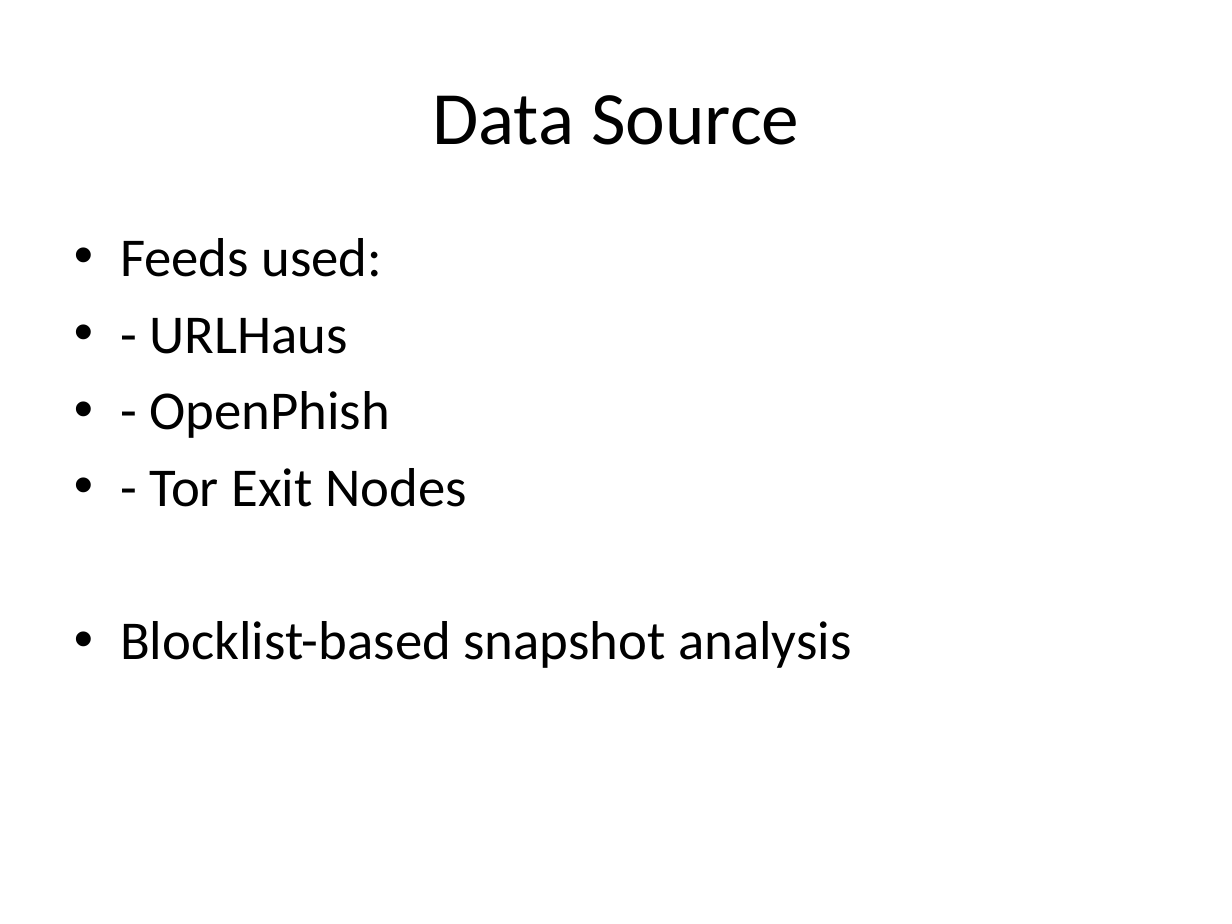
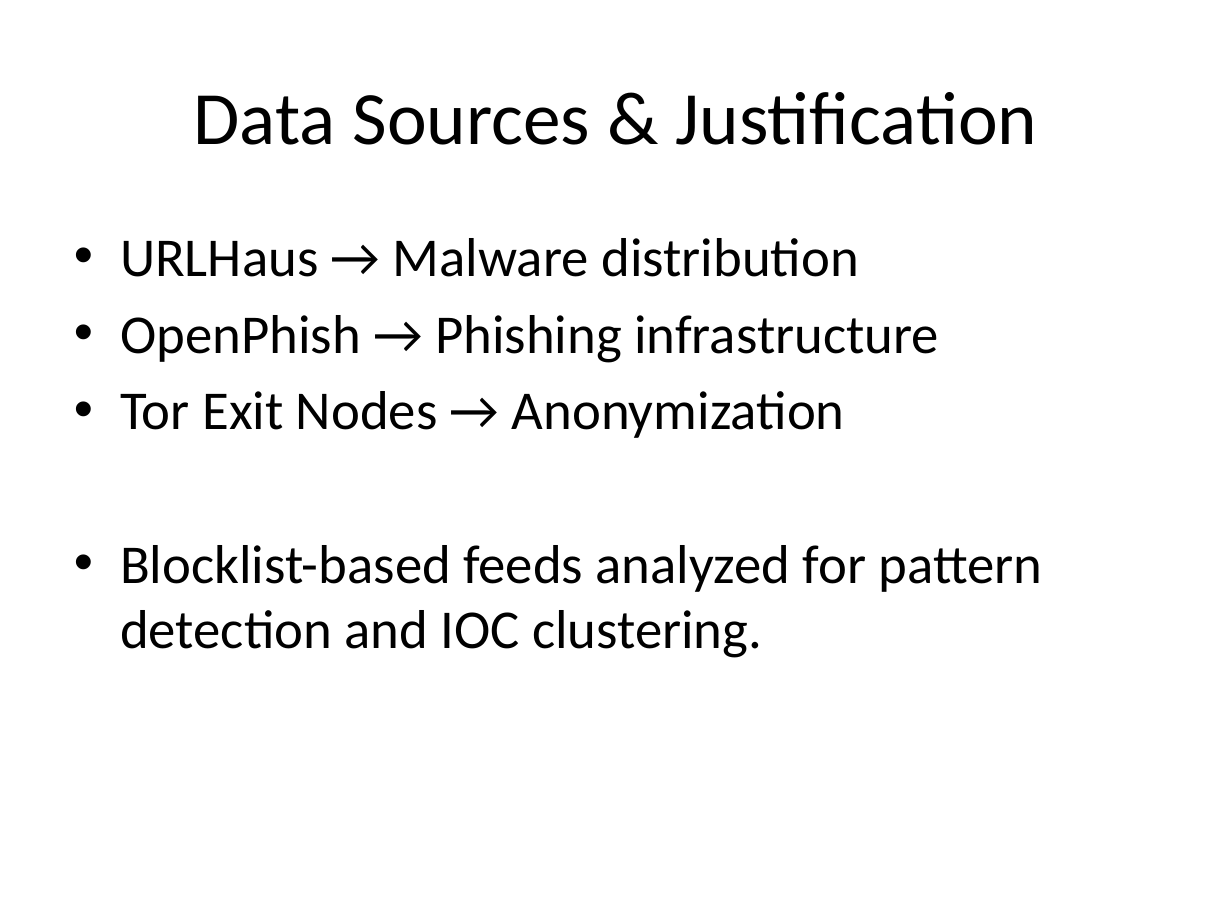
Before and after one commit to airlangga2403/tech-test-zentara, a slide deck: slide 2 of windows-x64/detect-eng-technical-test-windows-x64/threat-intel/Airlangga_ThreatIntel_Report_March2026.pptx. Drawn at 1232x924 pixels with LibreOffice and Linux fonts; fonts in the diff are those of the drawing. Boxes give left, top, right and bottom in pixels: in the first picture for what was removed or moved away, otherwise in the second. Text is boxed around its words. In the diff, an @@ line names an element or a change of style, - is before the commit and + after.

```diff
--- a/windows-x64/detect-eng-technical-test-windows-x64/threat-intel/Airlangga_ThreatIntel_Report_March2026.pptx
+++ b/windows-x64/detect-eng-technical-test-windows-x64/threat-intel/Airlangga_ThreatIntel_Report_March2026.pptx
@@ title at bbox=[194, 92, 1038, 145]: text changed @@
-Data Source
+Data Sources & Justification
@@ text at bbox=[120, 238, 1043, 658]: text changed @@
-• Feeds used:
-• - URLHaus
-• - OpenPhish
-• - Tor Exit Nodes
-• Blocklist-based snapshot analysis
+• URLHaus → Malware distribution
+• OpenPhish → Phishing infrastructure
+• Tor Exit Nodes → Anonymization
+• Blocklist-based feeds analyzed for pattern detection and IOC clustering.
```
Also in this commit, not shown: 5 other slides changed, 3 slides added, 1 slide removed, 1 other file.
